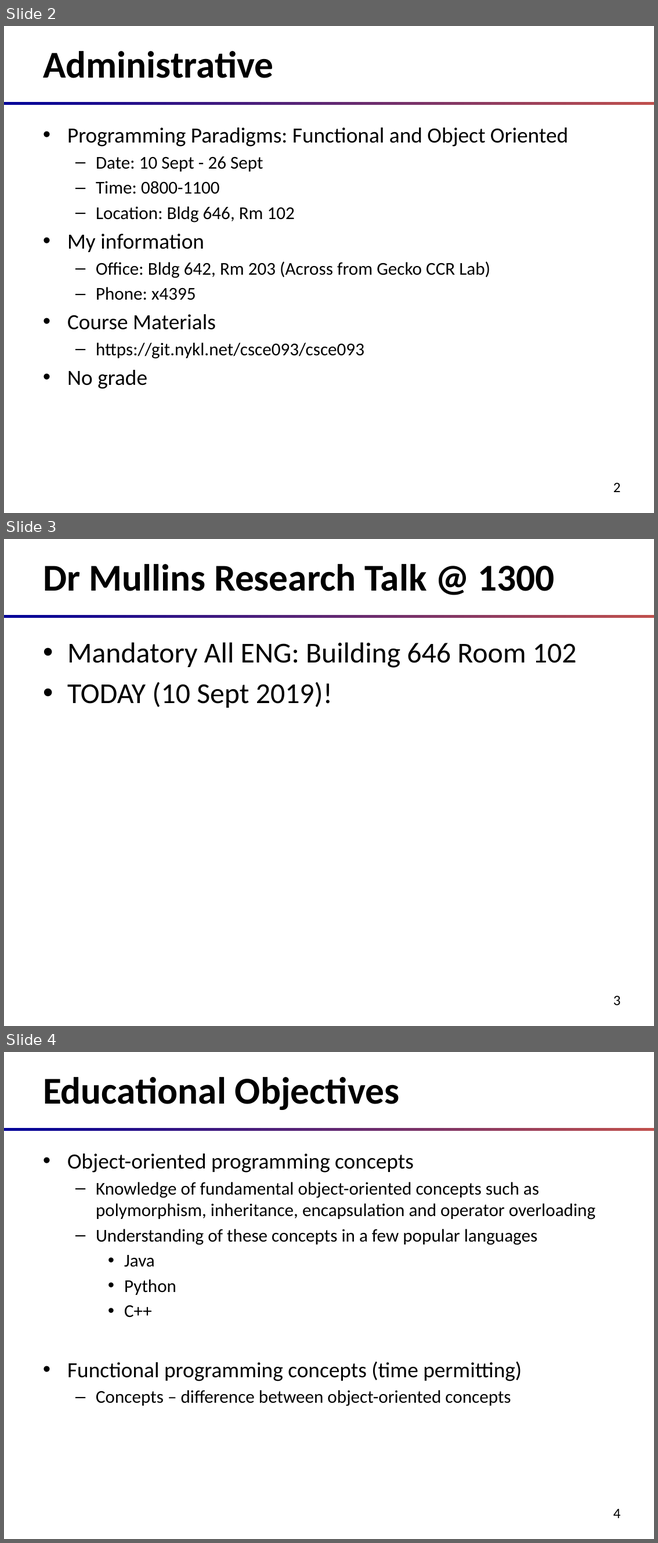
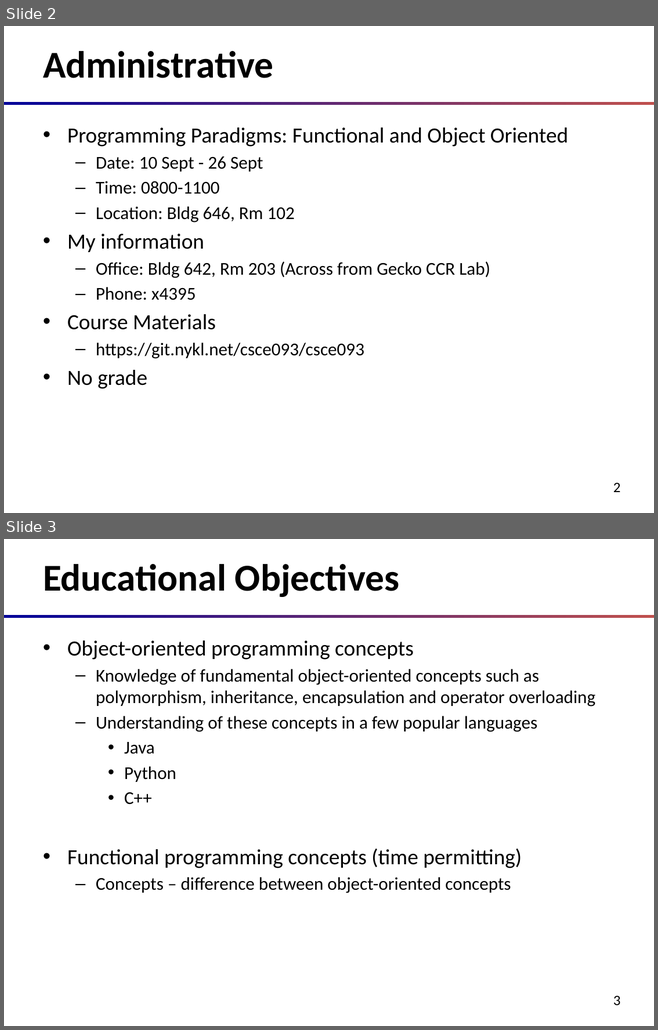
Before and after one commit to oxbot/battleship, a slide deck: slides/00-course-intro.pptx. Shown one above the other, each under a label of ours: slides 2, 3 and 4 before the commit, slides 2 and 3 after it. The pictures are 658x1543 and 658x1030 pixels, drawn with LibreOffice and Linux fonts; fonts in the diff are those of the drawing. Boxes give left, top, right and bottom in pixels: in the first picture for what was removed or moved away, otherwise in the second. Text is boxed around its words. In the diff, an @@ line names an element or a change of style, - is before the commit and + after.

```diff
--- a/slides/00-course-intro.pptx
+++ b/slides/00-course-intro.pptx
@@ slide 3 removed at (4,539,654,1026), background #FFFFFF; not listed: 2 template elements that a slide beside it also shows @@
@@ title removed at (43,564,554,591) @@
-Dr Mullins Research Talk @ 1300
@@ text removed at (67,642,576,708) @@
-• Mandatory All ENG: Building 646 Room 102
-• TODAY (10 Sept 2019)!
@@ what was slide 4 is now slide 3 @@
@@ page number at (613,996,621,1005): text changed @@
-4
+3
```
Also in this commit, not shown: 1 slide changed, 2 other files.
